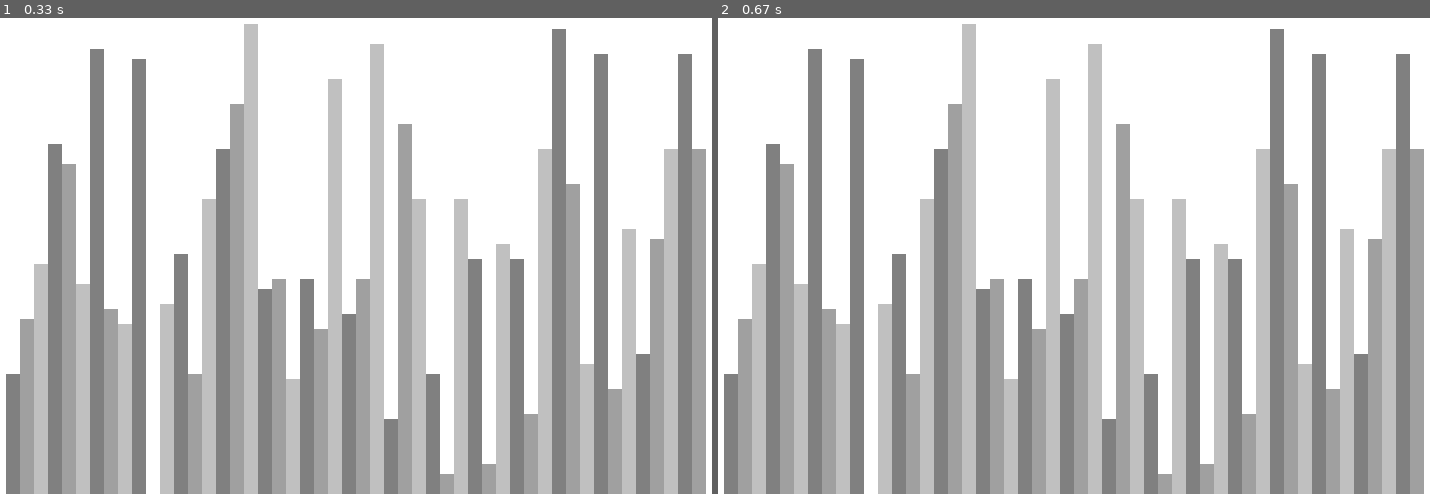
Above: before the commit, frames 1-2 (left to right).
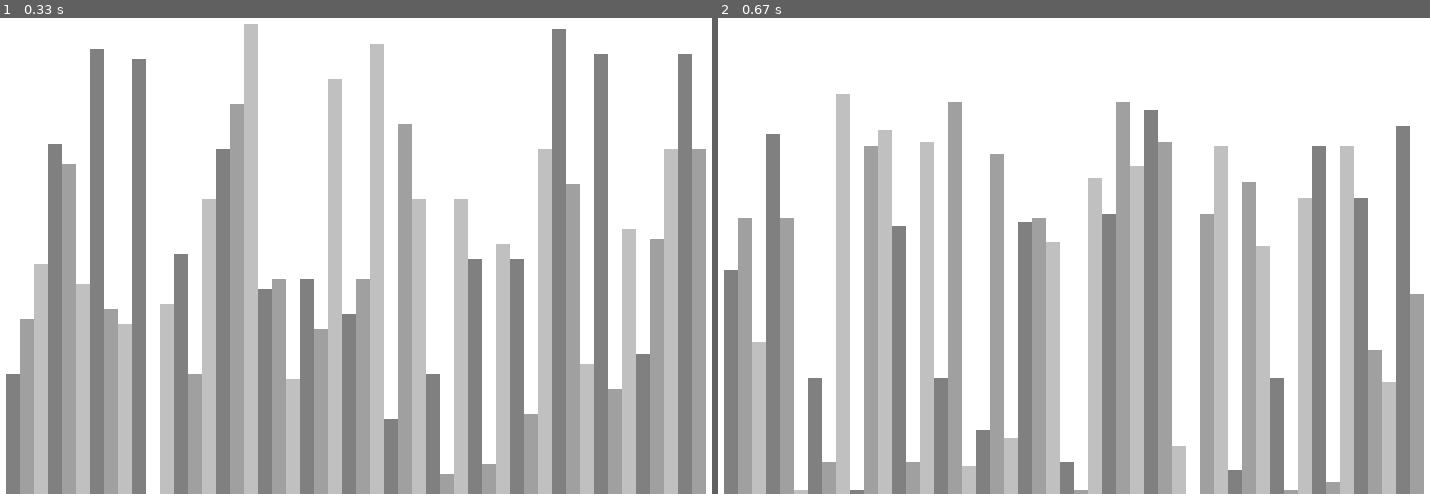
Above: after the commit, the same moments.

Repository: muktoakash/sorting-algorithm-visualizer
Game: pygame game, started from visualizer.py
Two runs of this game, one before a commit and one after it. Both use one fixed random seed, a clock stepped at 60 frames per second and the inputs below.
Inputs:
- Up to frame 1 (0.33 s): no input
- Up to frame 2 (0.67 s): hold R from 0.33 s (still down)

Frame 1 is identical in both runs. In frame 2, 34% of the frame differs, in the area x 0-100%, y 1-100%.

Commit message:
Implement resetting the stack

Diff:
--- a/visualizer.py
+++ b/visualizer.py
@@ -91,6 +91,12 @@
         for event in pygame.event.get():
             if event.type == pygame.QUIT:
                 run = False
+            if event.type != pygame.KEYDOWN:
+                continue
+
+            if event.key == pygame.K_r:
+                lst = generate_starting_list(n, min_val, max_val)
+                draw_info.set_list(lst)
 
     pygame.quit()
 
